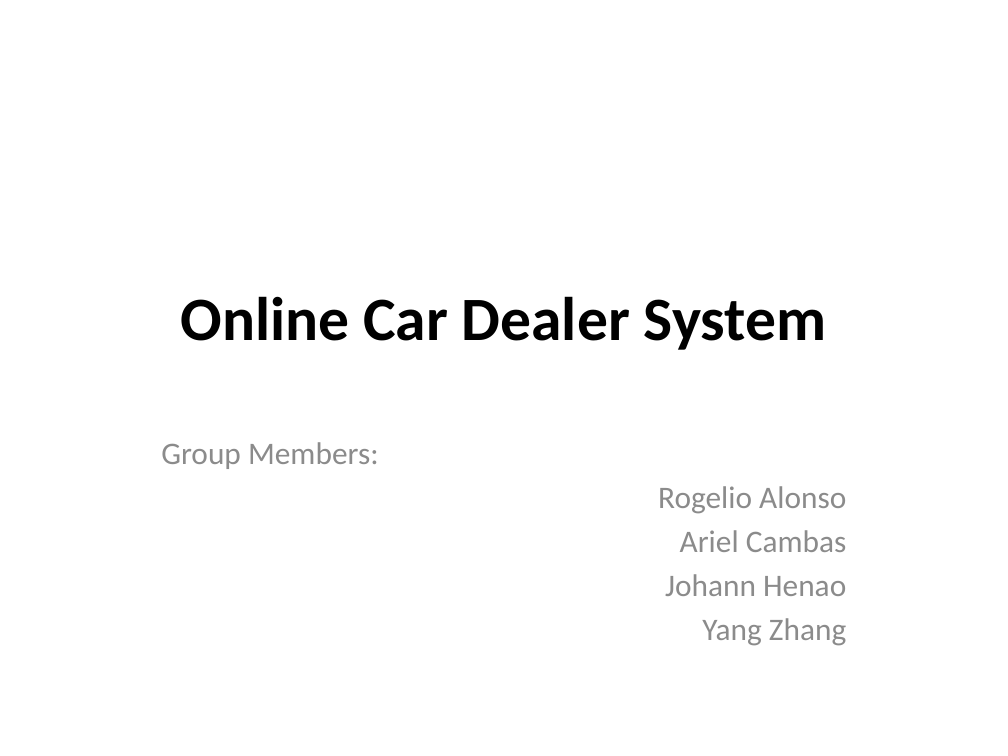
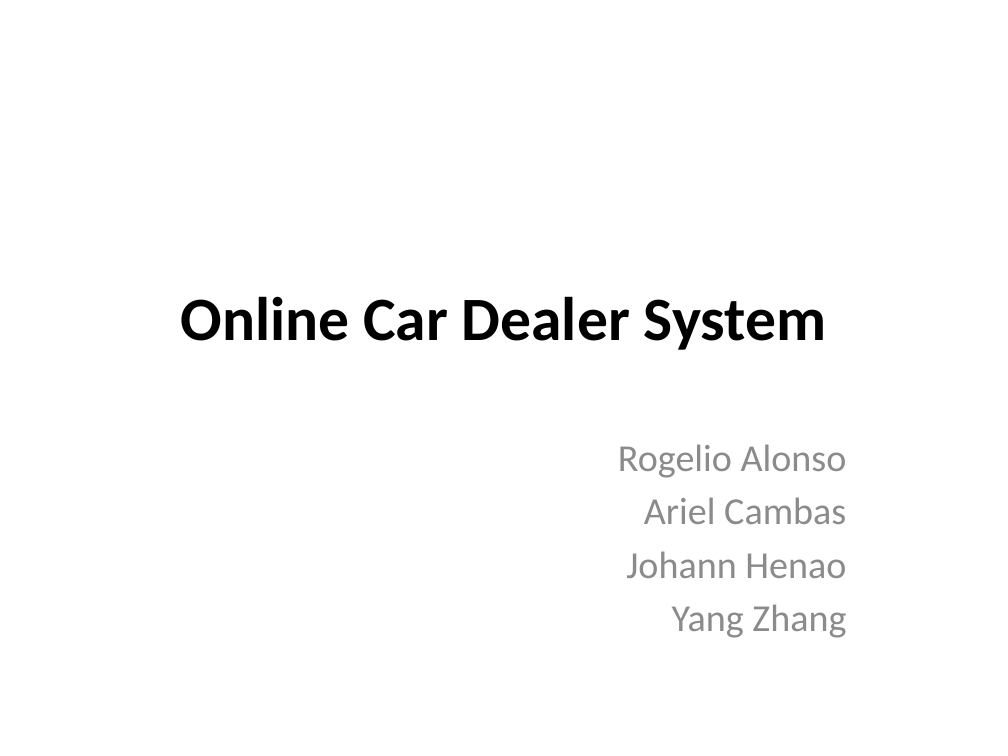
Before and after one commit to cen4010-onlinecardealer/docs, a slide deck: slide 1 of Online Car Dealer System.pptx. Drawn at 1008x756 pixels with LibreOffice and Linux fonts; fonts in the diff are those of the drawing. Boxes give left, top, right and bottom in pixels: in the first picture for what was removed or moved away, otherwise in the second. Text is boxed around its words. In the diff, an @@ line names an element or a change of style, - is before the commit and + after.

```diff
--- a/Online Car Dealer System.pptx
+++ b/Online Car Dealer System.pptx
@@ subtitle "Rogelio Alonso" at <box>618,444,847,638</box>: size 22.4 to 27.2 pt @@
@@ subtitle at <box>161,442,379,469</box>: paragraph removed @@
-Group Members:
```
Also in this commit, not shown: 9 other slides changed, 1 slide removed.
